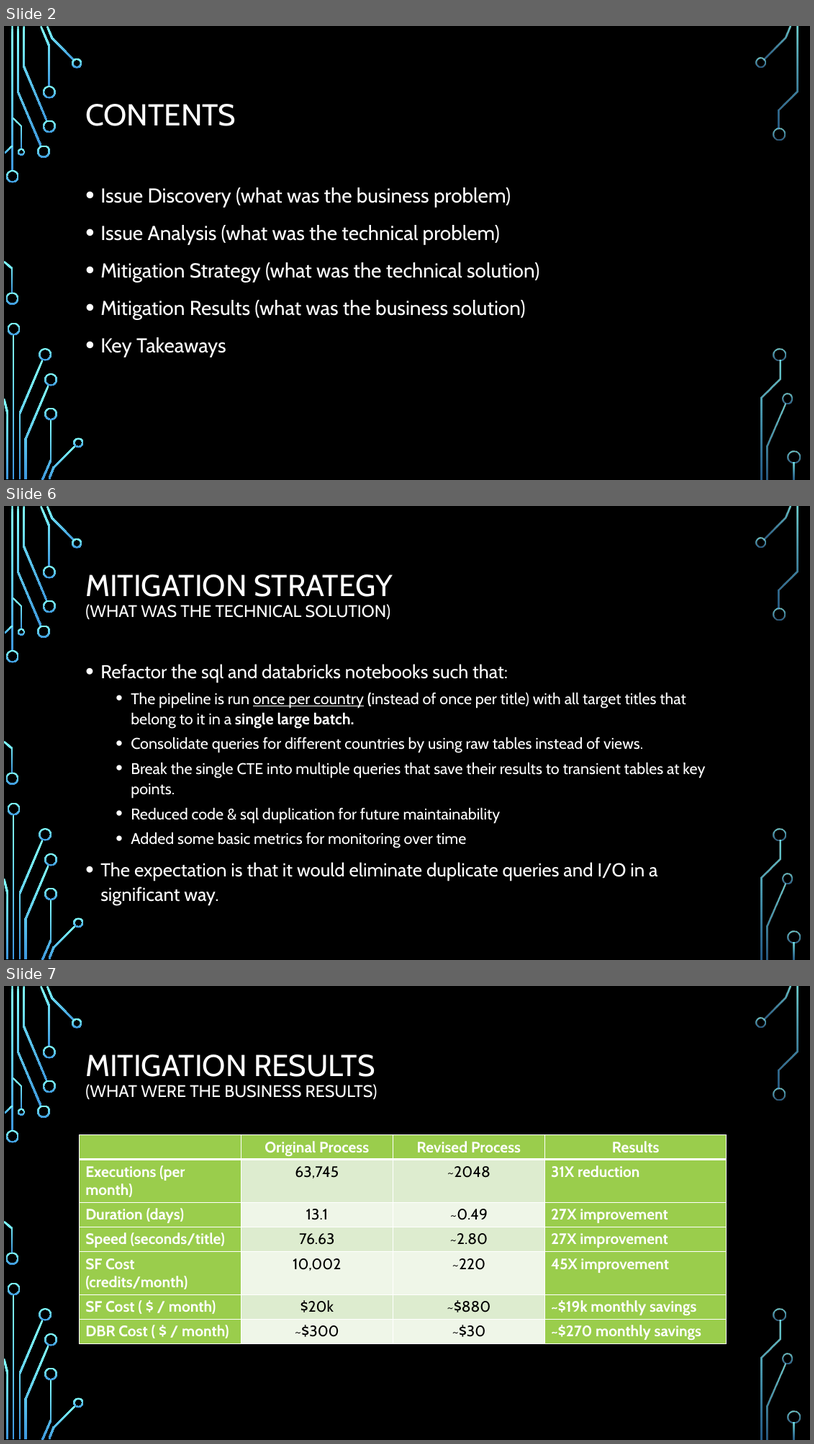
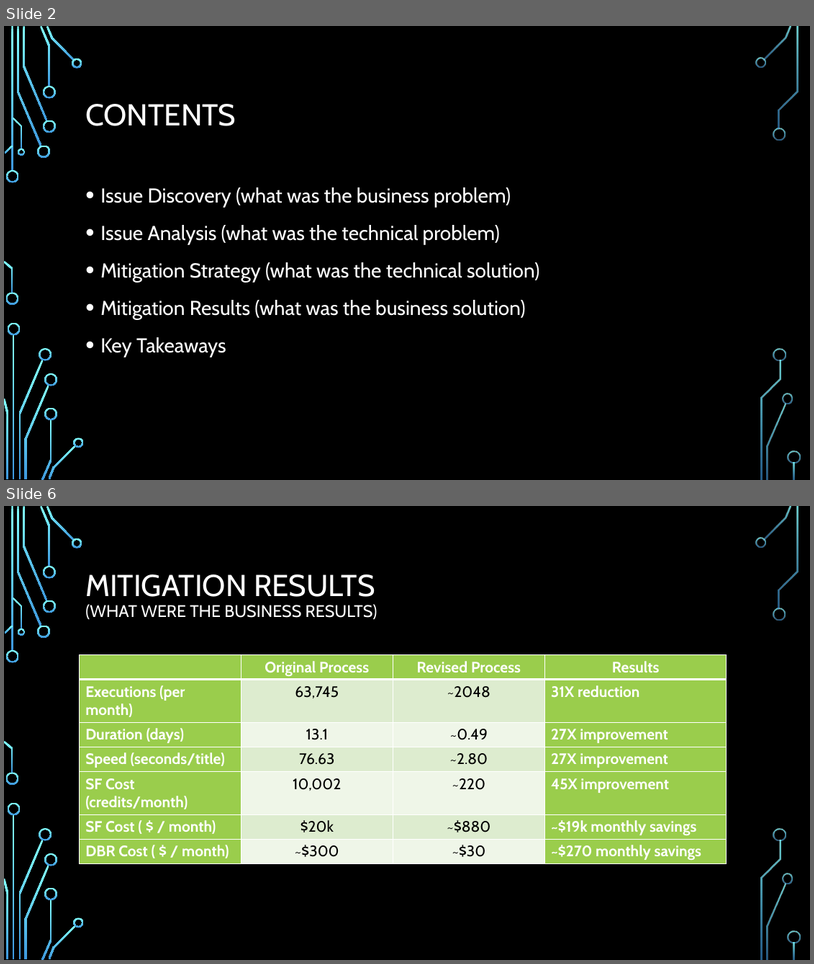
Before and after one commit to GitKlip/portfolio, a slide deck: disney/SnowflakeOptimization-CrossoverTitles.pptx. Shown one above the other, each under a label of ours: slides 2, 6 and 7 before the commit, slides 2 and 6 after it; the slides between them are not shown. The pictures are 814x1444 and 814x964 pixels, drawn with LibreOffice and Linux fonts; fonts in the diff are those of the drawing; background and template pictures are left out. Boxes give left, top, right and bottom in pixels: in the first picture for what was removed or moved away, otherwise in the second. Text is boxed around its words. In the diff, an @@ line names an element or a change of style, - is before the commit and + after.

Commit message:
sf crossover titles update

```diff
--- a/disney/SnowflakeOptimization-CrossoverTitles.pptx
+++ b/disney/SnowflakeOptimization-CrossoverTitles.pptx
@@ slide 6 removed at [4, 506, 810, 960], background picture (left out); not listed: 36 template elements that a slide beside it also shows @@
@@ title removed at [85, 574, 393, 620] @@
-MITIGATION STRATEGY
-(WHAT WAS THE TECHNICAL SOLUTION)
@@ text removed at [100, 664, 705, 905] @@
-• Refactor the sql and databricks notebooks such that:
-  • The pipeline is run once per country (instead of once per title) with all target titles that belong to it in a single large batch.
-  • Consolidate queries for different countries by using raw tables instead of views.
-  • Break the single CTE into multiple queries that save their results to transient tables at key points.
-  • Reduced code & sql duplication for future maintainability
-  • Added some basic metrics for monitoring over time
-• The expectation is that it would eliminate duplicate queries and I/O in a significant way.
@@ what was slide 7 is now slide 6 @@
```
Also in this commit, not shown: 2 slides changed, 3 slides added, 4 other slides removed, 1 other file.
